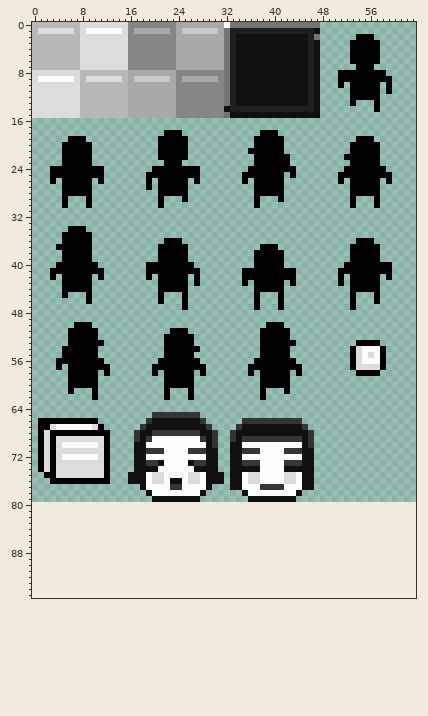
File history of a sprite sheet, client/applications/simple_game/tiles/smashtiles.png. Above, as it was before the edit.
The file is 64x80 pixels. Colours within 5 levels of each other are drawn and written as one. The old version is drawn lined up with the new one, on the new canvas.
After:
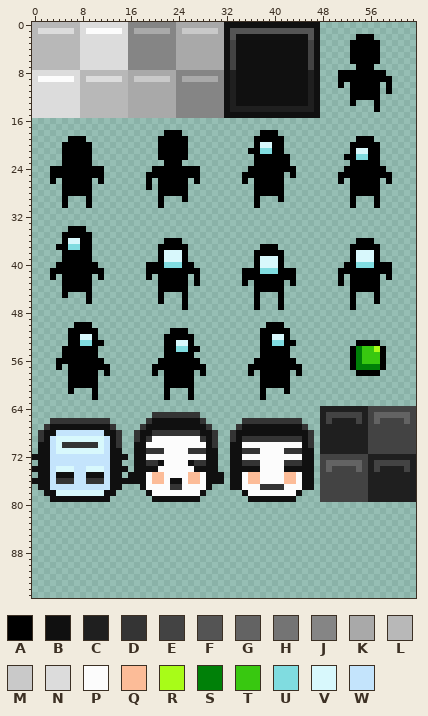
Palette (. is transparent): A #000000  B #101010  C #1f1f1f  D #343434  E #434343  F #545454  G #636363  H #747474  J #858585  K #a9a9a9  L #b8b8b8  M #c9c9c9  N #dcdcdc  P #fcfcfc  Q #fcbc98  R #a8fc18  S #008008  T #38c810  U #80dce0  V #d8f8fc  W #c4e4fc
Edits made:
canvas 64x80 -> 64x96
Changed rows in their new state; - is an unchanged pixel.
first column x 32:
 0 BBBBBBBBBBBBBBBB
 1 BFFFFFFFFFFFFFF-
 2 BF------------FB
 3 BE------------E-
 4 BE------------E-
 5 BE------------E-
 6 BE------------E-
 7 BE------------E-
 8 B---------------
 9 B---------------
10 B---------------
11 B---------------
12 B---------------
13 B---------------
15 B---------------
first column x 38:
20 VV----------------
21 UU--------------VV
22 ----------------UU
first column x 6:
36 VV-------------------------------------------------
37 UU-------------------------------------------------
38 ----------------VVV-----------------------------VVV
39 ----------------VVV-------------VVV-------------VVV
40 ----------------UUU-------------VVV-------------UUU
41 --------------------------------UUU----------------
first column x 8:
52 VV------------------------------VV----------------
53 UU--------------VV--------------UU----------------
54 ----------------UU----------------------------STTR
55 ----------------------------------------------STTT
56 ----------------------------------------------STTT
57 ----------------------------------------------SSSS
first column x 0:
64 ------------------------------------------------CCCCCCCCEEEEEEEE
65 ------------------------------------------------CEEEEEECEGGGGGGE
66 -..DDDDDDDDDD-----------------------------------CECCCCECEGEEEEGE
67 -.DBBBBBBBBBBD----------------------------------CCCCCCCCEEEEEEEE
68 -DBBWWWWWWWWBBD---------------------------------CCCCCCCCEEEEEEEE
69 -DBWVVVVVVVVWBD---------------------------------CCCCCCCCEEEEEEEE
70 -BBWVDDDDDDVWBD---------------------------------CCCCCCCCEEEEEEEE
71 -BBWVVVVVVVVWBB---------------------------------CCCCCCCCEEEEEEEE
72 BBBWWWWWWWWWWBBB--------------------------------EEEEEEEECCCCCCCC
73 -BBWWWWWWWWWWBB---------------------------------EGGGGGGECEEEEEEC
74 BBBWVVVWWVVVWBBB--------------------------------EGEEEEGECECCCCEC
75 -BBWBBBWWBBBWBB-----QQ----QQ--------QQ----QQ----EEEEEEEECCCCCCCC
76 BBBWDDDWWDDDWBBB----QQ----QQ--------QQ----QQ----EEEEEEEECCCCCCCC
77 -BBWWWWWWWWWWBB---------------------------------EEEEEEEECCCCCCCC
78 --BBVVVVVVVVBB----------------------------------EEEEEEEECCCCCCCC
79 ---BBBBBBBBBB-----------------------------------EEEEEEEECCCCCCCC
